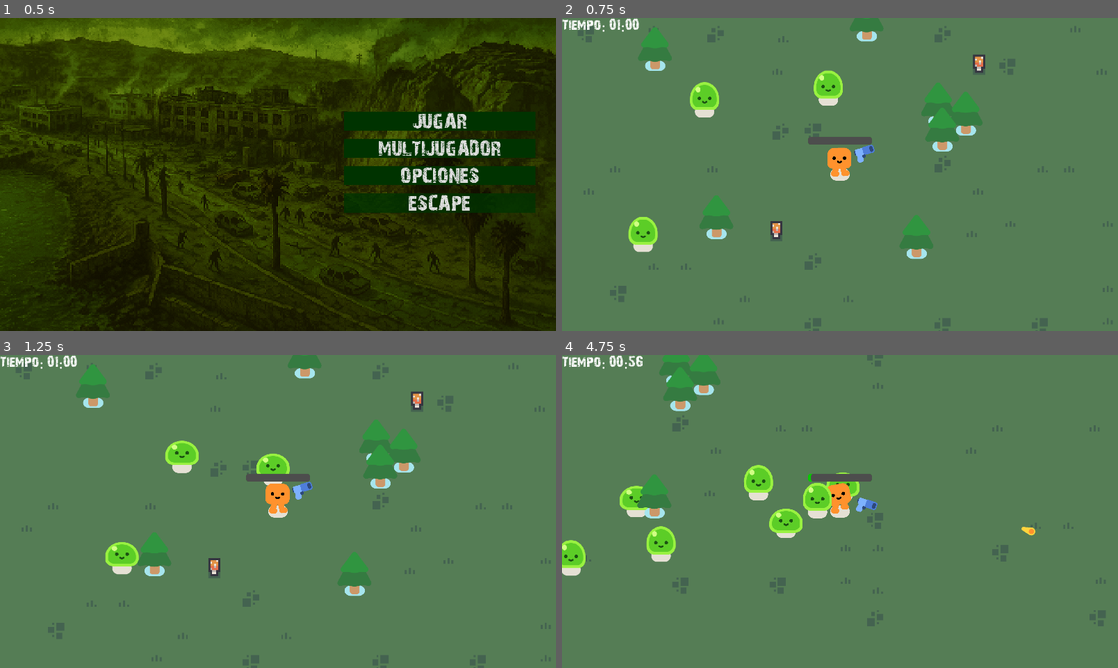
Above: before the commit, frames 1-4 (two rows, left to right).
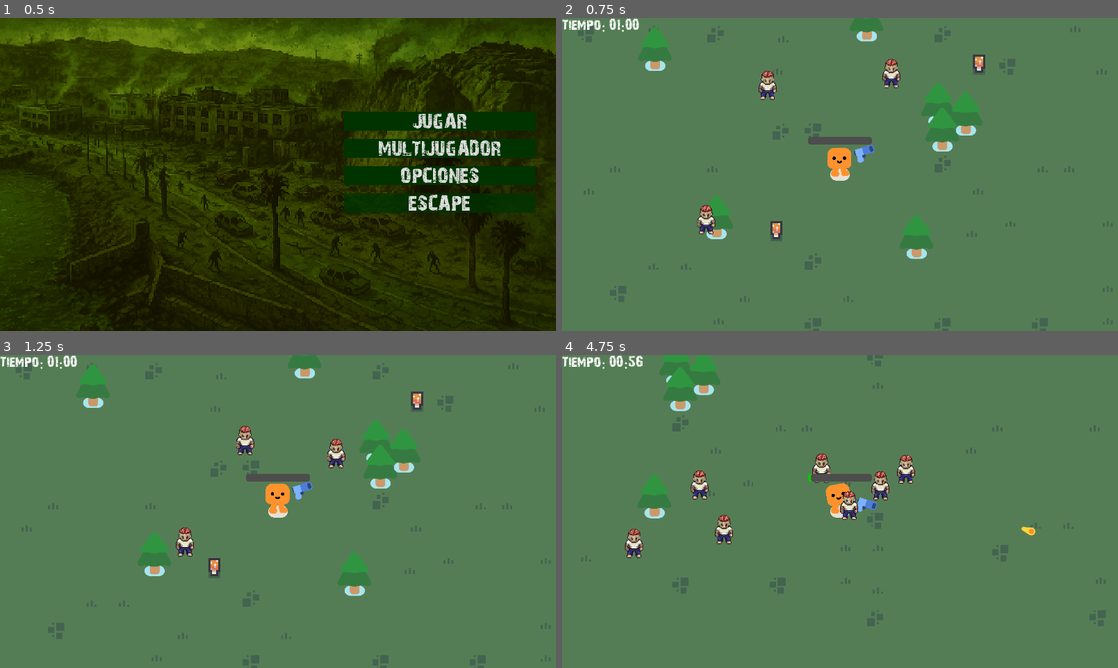
Above: after the commit, the same moments.

Repository: catasardina/Proyecto-Programacion-Avanzada
Game: Godot game, scene res://menu.tscn
Two runs of this game, one before a commit and one after it. Both use one fixed random seed, a clock stepped at 60 frames per second and the inputs below.
Inputs (mouse positions are in pixels of both pictures, inside the frame that each line leads up to):
- Up to frame 1 (0.5 s): no input
- Up to frame 2 (0.75 s): click "JUGAR" at 0.5 s
- Up to frame 3 (1.25 s): no input
- Up to frame 4 (4.75 s): move the mouse to (962, 495) at 1.27 s; hold D (move_right) 1.28-2.03 s; click (962, 495) at 1.35 s; move the mouse to (728, 527) at 2.02 s; hold S (move_down) 2.03-2.78 s; click (728, 527) at 2.1 s; move the mouse to (895, 442) at 2.77 s; hold D (move_right) 2.78-3.53 s; click (895, 442) at 2.85 s; move the mouse to (812, 574) at 3.52 s; hold W (move_up) 3.53-4.28 s; click (812, 574) at 3.6 s; move the mouse to (1006, 558) at 4.27 s; hold A (move_left) from 4.28 s (still down); click (1006, 558) at 4.35 s

Frame 1 is identical in both runs. In frame 2, 2.1% of the frame differs, in the area x 11-61%, y 13-75%; in frame 3, 2.0%; in frame 4, 4.2%, in the area x 0-64%, y 31-71%.

Commit message:
eliminacion de slime y posterior adición de sprites
1.- se eliminan los sprites de slime
2.- se añaden nuevos sprites de zombie
3.- queda pendiente la animacion de los zombies

Diff:
--- /dev/null
+++ b/characters/enemigo/slime.tscn
@@ -0,0 +1,150 @@
+[gd_scene load_steps=10 format=3 uid="uid://ogik4s70pgwl"]
+
+[ext_resource type="Script" uid="uid://buny3c7f7ur2f" path="res://characters/enemigo/slime.gd" id="1_87y5x"]
+[ext_resource type="Texture2D" uid="uid://dr40gp4l5qspf" path="res://characters/enemigo/enemigoHurt.png" id="3_ka7fv"]
+
+[sub_resource type="Animation" id="Animation_y4lve"]
+length = 0.12
+tracks/0/type = "value"
+tracks/0/imported = false
+tracks/0/enabled = true
+tracks/0/path = NodePath("Anchor/SlimeBody:frame")
+tracks/0/interp = 1
+tracks/0/loop_wrap = true
+tracks/0/keys = {
+"times": PackedFloat32Array(0),
+"transitions": PackedFloat32Array(1),
+"update": 1,
+"values": [0]
+}
+tracks/1/type = "value"
+tracks/1/imported = false
+tracks/1/enabled = true
+tracks/1/path = NodePath("Anchor/SlimeBody/EnemigoHurt:frame")
+tracks/1/interp = 1
+tracks/1/loop_wrap = true
+tracks/1/keys = {
+"times": PackedFloat32Array(0),
+"transitions": PackedFloat32Array(1),
+"update": 1,
+"values": [0]
+}
+
+[sub_resource type="Animation" id="Animation_lu163"]
+resource_name = "hurt"
+length = 0.2
+tracks/0/type = "value"
+tracks/0/imported = false
+tracks/0/enabled = true
+tracks/0/path = NodePath("Anchor:scale")
+tracks/0/interp = 1
+tracks/0/loop_wrap = true
+tracks/0/keys = {
+"times": PackedFloat32Array(0, 0.1, 0.2),
+"transitions": PackedFloat32Array(-2, -2, -2),
+"update": 0,
+"values": [Vector2(1, 1), Vector2(1.2, 1.2), Vector2(1, 1)]
+}
+
+[sub_resource type="Animation" id="Animation_71vdi"]
+resource_name = "idle"
+loop_mode = 1
+tracks/0/type = "value"
+tracks/0/imported = false
+tracks/0/enabled = true
+tracks/0/path = NodePath("Anchor/SlimeBody:scale")
+tracks/0/interp = 1
+tracks/0/loop_wrap = true
+tracks/0/keys = {
+"times": PackedFloat32Array(0, 0.5, 1),
+"transitions": PackedFloat32Array(-2, -2, -2),
+"update": 0,
+"values": [Vector2(1, 1), Vector2(1.05, 0.95), Vector2(1, 1)]
+}
+tracks/1/type = "value"
+tracks/1/imported = false
+tracks/1/enabled = true
+tracks/1/path = NodePath("Anchor:position:y")
+tracks/1/interp = 1
+tracks/1/loop_wrap = true
+tracks/1/keys = {
+"times": PackedFloat32Array(0),
+"transitions": PackedFloat32Array(1),
+"update": 0,
+"values": [0.0]
+}
+
+[sub_resource type="Animation" id="Animation_l6fy2"]
+resource_name = "walk"
+length = 0.001
+loop_mode = 1
+
+[sub_resource type="Animation" id="Animation_ka7fv"]
+resource_name = "walk_enemigo"
+length = 2.5
+loop_mode = 1
+step = 0.3
+tracks/0/type = "value"
+tracks/0/imported = false
+tracks/0/enabled = true
+tracks/0/path = NodePath("Anchor/SlimeBody:frame")
+tracks/0/interp = 1
+tracks/0/loop_wrap = true
+tracks/0/keys = {
+"times": PackedFloat32Array(0, 0.3, 0.6, 0.9, 1.2, 1.5, 1.8, 2.1, 2.4),
+"transitions": PackedFloat32Array(1, 1, 1, 1, 1, 1, 1, 1, 1),
+"update": 1,
+"values": [0, 1, 2, 3, 4, 5, 6, 7, 8]
+}
+
+[sub_resource type="Animation" id="Animation_to6oa"]
+resource_name = "hurt_enemigo"
+length = 2.0
+step = 0.3
+tracks/0/type = "value"
+tracks/0/imported = false
+tracks/0/enabled = true
+tracks/0/path = NodePath("Anchor/SlimeBody/EnemigoHurt:frame")
+tracks/0/interp = 1
+tracks/0/loop_wrap = true
+tracks/0/keys = {
+"times": PackedFloat32Array(0.300655, 0.6, 0.9, 1.2, 1.5),
+"transitions": PackedFloat32Array(1, 1, 1, 1, 1),
+"update": 1,
+"values": [0, 1, 2, 3, 4]
+}
+
+[sub_resource type="AnimationLibrary" id="AnimationLibrary_j6cum"]
+_data = {
+&"RESET": SubResource("Animation_y4lve"),
+&"hurt": SubResource("Animation_lu163"),
+&"hurt_enemigo": SubResource("Animation_to6oa"),
+&"idle": SubResource("Animation_71vdi"),
+&"walk": SubResource("Animation_l6fy2"),
+&"walk_enemigo": SubResource("Animation_ka7fv")
+}
+
+[node name="Slime" type="Node2D"]
+script = ExtResource("1_87y5x")
+
+[node name="Anchor" type="Marker2D" parent="."]
+
+[node name="SlimeBody" type="Sprite2D" parent="Anchor"]
+texture_filter = 1
+position = Vector2(223, -29)
+scale = Vector2(2.081, 2)
+texture = ExtResource("3_ka7fv")
+offset = Vector2(0, -36)
+hframes = 10
+
+[node name="EnemigoHurt" type="Sprite2D" parent="Anchor/SlimeBody"]
+position = Vector2(-5.93926e-07, -36)
+scale = Vector2(1, 1.041)
+texture = ExtResource("3_ka7fv")
+hframes = 10
+
+[node name="AnimationPlayer" type="AnimationPlayer" parent="."]
+unique_name_in_owner = true
+libraries = {
+&"": SubResource("AnimationLibrary_j6cum")
+}
--- a/characters/slime/slime.tscn
+++ /dev/null
@@ -1,245 +0,0 @@
-[gd_scene load_steps=12 format=3 uid="uid://ogik4s70pgwl"]
-
-[ext_resource type="Texture2D" uid="uid://dvgfmy6vtvjji" path="res://characters/slime/slime_body.png" id="1_3j35h"]
-[ext_resource type="Script" uid="uid://buny3c7f7ur2f" path="res://characters/slime/slime.gd" id="1_87y5x"]
-[ext_resource type="Texture2D" uid="uid://b7rhtttevhxtj" path="res://characters/ground_shadow.png" id="1_cq7ej"]
-[ext_resource type="Texture2D" uid="uid://c078jrp2yvc4s" path="res://characters/slime/slime_face.png" id="2_ygydt"]
-[ext_resource type="Texture2D" uid="uid://btbxea1f3vwot" path="res://characters/slime/slime_body_hurt.png" id="4_0qu0c"]
-[ext_resource type="Texture2D" uid="uid://cai2ijnbypqtr" path="res://characters/slime/slime_hurt_eyes.png" id="4_hi70h"]
-
-[sub_resource type="Animation" id="Animation_y4lve"]
-length = 0.001
-tracks/0/type = "value"
-tracks/0/imported = false
-tracks/0/enabled = true
-tracks/0/path = NodePath("Anchor/Face:position:y")
-tracks/0/interp = 1
-tracks/0/loop_wrap = true
-tracks/0/keys = {
-"times": PackedFloat32Array(0),
-"transitions": PackedFloat32Array(1),
-"update": 0,
-"values": [-25.0]
-}
-tracks/1/type = "value"
-tracks/1/imported = false
-tracks/1/enabled = true
-tracks/1/path = NodePath("Anchor/SlimeBody:scale")
-tracks/1/interp = 1
-tracks/1/loop_wrap = true
-tracks/1/keys = {
-"times": PackedFloat32Array(0),
-"transitions": PackedFloat32Array(1),
-"update": 0,
-"values": [Vector2(1, 1)]
-}
-tracks/2/type = "value"
-tracks/2/imported = false
-tracks/2/enabled = true
-tracks/2/path = NodePath("Anchor:position:y")
-tracks/2/interp = 1
-tracks/2/loop_wrap = true
-tracks/2/keys = {
-"times": PackedFloat32Array(0),
-"transitions": PackedFloat32Array(1),
-"update": 0,
-"values": [0.0]
-}
-tracks/3/type = "value"
-tracks/3/imported = false
-tracks/3/enabled = true
-tracks/3/path = NodePath("Anchor/Face/SlimeFace:texture")
-tracks/3/interp = 1
-tracks/3/loop_wrap = true
-tracks/3/keys = {
-"times": PackedFloat32Array(0),
-"transitions": PackedFloat32Array(1),
-"update": 1,
-"values": [ExtResource("2_ygydt")]
-}
-tracks/4/type = "value"
-tracks/4/imported = false
-tracks/4/enabled = true
-tracks/4/path = NodePath("Anchor:scale")
-tracks/4/interp = 1
-tracks/4/loop_wrap = true
-tracks/4/keys = {
-"times": PackedFloat32Array(0),
-"transitions": PackedFloat32Array(1),
-"update": 0,
-"values": [Vector2(1, 1)]
-}
-
-[sub_resource type="Animation" id="Animation_lu163"]
-resource_name = "hurt"
-length = 0.2
-tracks/0/type = "value"
-tracks/0/imported = false
-tracks/0/enabled = true
-tracks/0/path = NodePath("Anchor/Face/SlimeFace:texture")
-tracks/0/interp = 1
-tracks/0/loop_wrap = true
-tracks/0/keys = {
-"times": PackedFloat32Array(0, 0.2),
-"transitions": PackedFloat32Array(1, 1),
-"update": 1,
-"values": [ExtResource("4_hi70h"), ExtResource("2_ygydt")]
-}
-tracks/1/type = "value"
-tracks/1/imported = false
-tracks/1/enabled = true
-tracks/1/path = NodePath("Anchor/Face:position:y")
-tracks/1/interp = 1
-tracks/1/loop_wrap = true
-tracks/1/keys = {
-"times": PackedFloat32Array(0, 0.1),
-"transitions": PackedFloat32Array(1, 1),
-"update": 0,
-"values": [-25.0, -35.0]
-}
-tracks/2/type = "value"
-tracks/2/imported = false
-tracks/2/enabled = true
-tracks/2/path = NodePath("Anchor:scale")
-tracks/2/interp = 1
-tracks/2/loop_wrap = true
-tracks/2/keys = {
-"times": PackedFloat32Array(0, 0.1, 0.2),
-"transitions": PackedFloat32Array(-2, -2, -2),
-"update": 0,
-"values": [Vector2(1, 1), Vector2(1.2, 1.2), Vector2(1, 1)]
-}
-tracks/3/type = "value"
-tracks/3/imported = false
-tracks/3/enabled = true
-tracks/3/path = NodePath("Anchor/SlimeBody/SlimeBodyHurt:modulate:a")
-tracks/3/interp = 1
-tracks/3/loop_wrap = true
-tracks/3/keys = {
-"times": PackedFloat32Array(0, 0.1, 0.2),
-"transitions": PackedFloat32Array(1, -2, 1),
-"update": 0,
-"values": [0.0, 1.0, 0.0]
-}
-
-[sub_resource type="Animation" id="Animation_71vdi"]
-resource_name = "idle"
-loop_mode = 1
-tracks/0/type = "value"
-tracks/0/imported = false
-tracks/0/enabled = true
-tracks/0/path = NodePath("Anchor/Face:position:y")
-tracks/0/interp = 1
-tracks/0/loop_wrap = true
-tracks/0/keys = {
-"times": PackedFloat32Array(0, 0.5, 1),
-"transitions": PackedFloat32Array(-2, -2, -2),
-"update": 0,
-"values": [-28.0, -24.0, -28.0]
-}
-tracks/1/type = "value"
-tracks/1/imported = false
-tracks/1/enabled = true
-tracks/1/path = NodePath("Anchor/SlimeBody:scale")
-tracks/1/interp = 1
-tracks/1/loop_wrap = true
-tracks/1/keys = {
-"times": PackedFloat32Array(0, 0.5, 1),
-"transitions": PackedFloat32Array(-2, -2, -2),
-"update": 0,
-"values": [Vector2(1, 1), Vector2(1.05, 0.95), Vector2(1, 1)]
-}
-tracks/2/type = "value"
-tracks/2/imported = false
-tracks/2/enabled = true
-tracks/2/path = NodePath("Anchor:position:y")
-tracks/2/interp = 1
-tracks/2/loop_wrap = true
-tracks/2/keys = {
-"times": PackedFloat32Array(0),
-"transitions": PackedFloat32Array(1),
-"update": 0,
-"values": [0.0]
-}
-
-[sub_resource type="Animation" id="Animation_l6fy2"]
-resource_name = "walk"
-length = 0.4
-loop_mode = 1
-tracks/0/type = "value"
-tracks/0/imported = false
-tracks/0/enabled = true
-tracks/0/path = NodePath("Anchor:position:y")
-tracks/0/interp = 1
-tracks/0/loop_wrap = true
-tracks/0/keys = {
-"times": PackedFloat32Array(0, 0.2, 0.4),
-"transitions": PackedFloat32Array(1, 1, 1),
-"update": 0,
-"values": [0.0, -20.0, 0.0]
-}
-tracks/1/type = "value"
-tracks/1/imported = false
-tracks/1/enabled = true
-tracks/1/path = NodePath("Anchor/SlimeBody:scale")
-tracks/1/interp = 2
-tracks/1/loop_wrap = true
-tracks/1/keys = {
-"times": PackedFloat32Array(0.1, 0.3, 0.5),
-"transitions": PackedFloat32Array(1, 1, 1),
-"update": 0,
-"values": [Vector2(0.9, 1.1), Vector2(1.1, 0.9), Vector2(0.9, 1.1)]
-}
-tracks/2/type = "value"
-tracks/2/imported = false
-tracks/2/enabled = true
-tracks/2/path = NodePath("Anchor/Face:position:y")
-tracks/2/interp = 2
-tracks/2/loop_wrap = true
-tracks/2/keys = {
-"times": PackedFloat32Array(0.1, 0.3, 0.5),
-"transitions": PackedFloat32Array(1, 1, 1),
-"update": 0,
-"values": [-24.0, -28.0, -24.0]
-}
-
-[sub_resource type="AnimationLibrary" id="AnimationLibrary_j6cum"]
-_data = {
-&"RESET": SubResource("Animation_y4lve"),
-&"hurt": SubResource("Animation_lu163"),
-&"idle": SubResource("Animation_71vdi"),
-&"walk": SubResource("Animation_l6fy2")
-}
-
-[node name="Slime" type="Node2D"]
-script = ExtResource("1_87y5x")
-
-[node name="GroundShadow" type="Sprite2D" parent="."]
-modulate = Color(0.898039, 0.878431, 0.831373, 1)
-z_index = -1
-z_as_relative = false
-scale = Vector2(0.8, 0.8)
-texture = ExtResource("1_cq7ej")
-
-[node name="Anchor" type="Marker2D" parent="."]
-
-[node name="SlimeBody" type="Sprite2D" parent="Anchor"]
-texture = ExtResource("1_3j35h")
-offset = Vector2(0, -36)
-
-[node name="SlimeBodyHurt" type="Sprite2D" parent="Anchor/SlimeBody"]
-modulate = Color(1, 1, 1, 0)
-texture = ExtResource("4_0qu0c")
-offset = Vector2(0, -36)
-
-[node name="Face" type="Marker2D" parent="Anchor"]
-position = Vector2(0, -25)
-
-[node name="SlimeFace" type="Sprite2D" parent="Anchor/Face"]
-texture = ExtResource("2_ygydt")
-
-[node name="AnimationPlayer" type="AnimationPlayer" parent="."]
-unique_name_in_owner = true
-libraries = {
-"": SubResource("AnimationLibrary_j6cum")
-}
--- a/mob.tscn
+++ b/mob.tscn
@@ -1,6 +1,6 @@
 [gd_scene load_steps=4 format=3 uid="uid://6pq53edlbkv5"]
 
-[ext_resource type="PackedScene" uid="uid://ogik4s70pgwl" path="res://characters/slime/slime.tscn" id="1_dy6sc"]
+[ext_resource type="PackedScene" uid="uid://ogik4s70pgwl" path="res://characters/enemigo/slime.tscn" id="1_dy6sc"]
 [ext_resource type="Script" uid="uid://cuap1pp0p6x53" path="res://mob.gd" id="1_nokgg"]
 
 [sub_resource type="CircleShape2D" id="CircleShape2D_nokgg"]
Binary file added: characters/enemigo/enemigoHurt.png
Not shown, added: characters/enemigo/enemigoHurt.png.import
Binary file added: characters/enemigo/movEnemigoDerecha.png
Not shown, added: characters/enemigo/movEnemigoDerecha.png.import
Binary file added: characters/enemigo/movEnemigoFrente.png
Not shown, added: characters/enemigo/movEnemigoFrente.png.import
Binary file added: characters/enemigo/movEnemigoIzquierda.png
Not shown, changed: characters/enemigo/movEnemigoIzquierda.png.import
Renamed: characters/slime/slime.gd -> characters/enemigo/slime.gd
Renamed: characters/slime/slime.gd.uid -> characters/enemigo/slime.gd.uid
Renamed: characters/slime/slime_body_hurt.png -> characters/enemigo/slime_body_hurt.png
Not shown, changed: characters/enemigo/slime_body_hurt.png.import
(and 5 more such lines)
